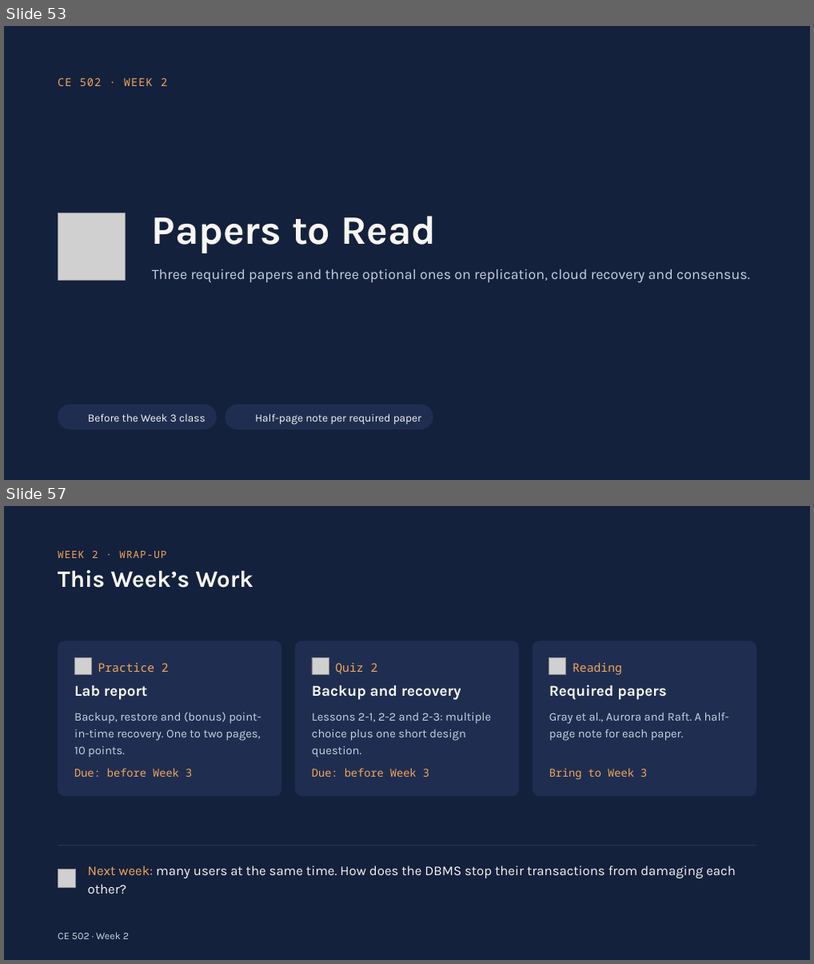
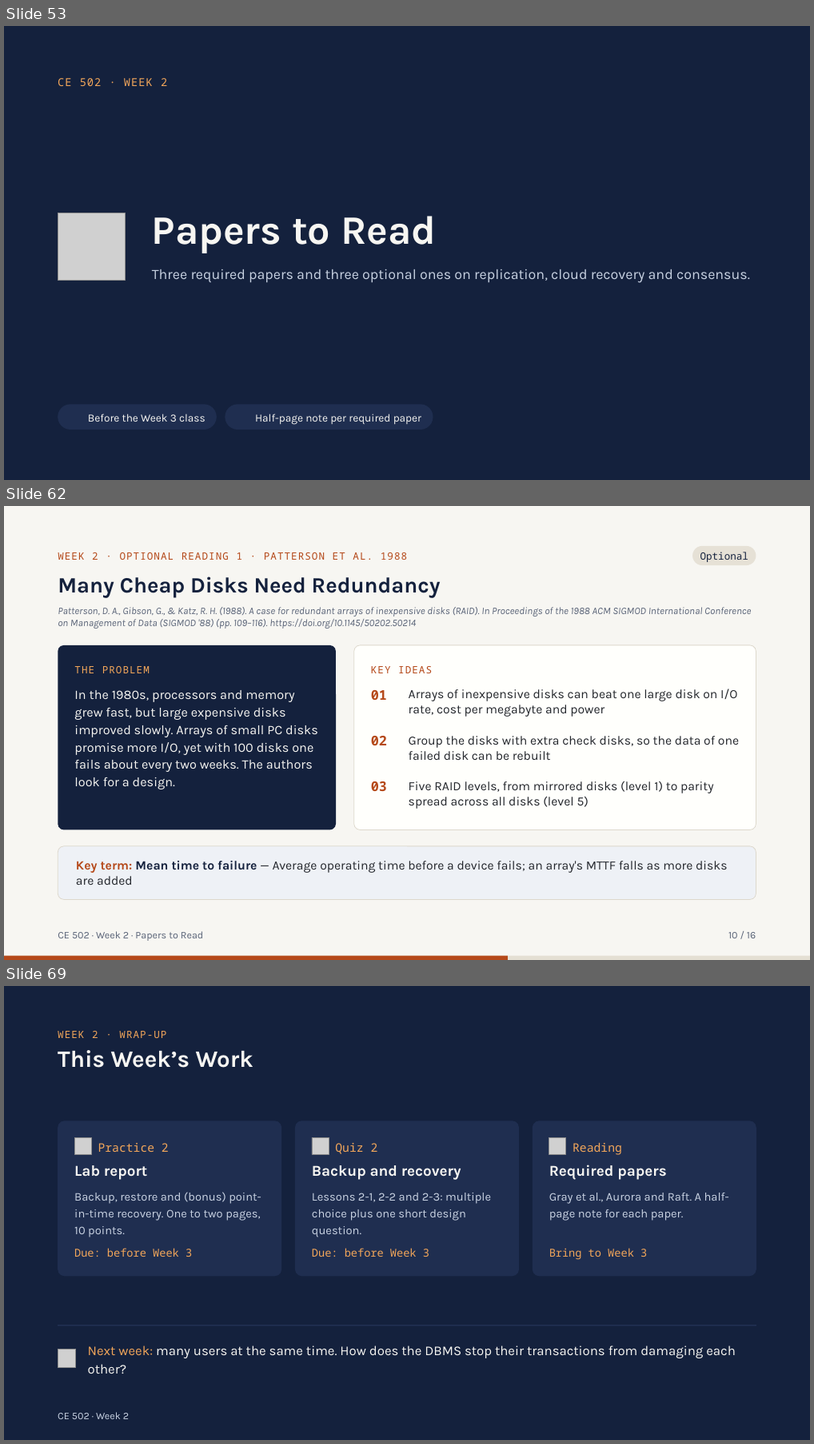
Before and after one commit to afnhsn-ibu/ce502-db, a slide deck: slides/CE502_W02_Backup_Recovery_Replication.pptx. Shown one above the other, each under a label of ours: slides 53 and 57 before the commit, slides 53, 62 and 69 after it; the slides between them are not shown. The pictures are 814x964 and 814x1444 pixels, drawn with LibreOffice and Linux fonts; fonts in the diff are those of the drawing; grey boxes stand for pictures; background and template pictures are left out. Boxes give left, top, right and bottom in pixels: in the first picture for what was removed or moved away, otherwise in the second. Text is boxed around its words. In the diff, an @@ line names an element or a change of style, - is before the commit and + after.

Commit message:
Add reading summaries for all 69 papers; republish weeks 1-5 decks
tools/reading_summaries holds the summary text (w01-w12.json), a checker,
the CE 502-style slide builder and the merge scripts. The weeks 1-5 decks
and PDFs now include two slides per paper in Papers to Read, and the week
and papers pages point to them.

```diff
--- a/slides/CE502_W02_Backup_Recovery_Replication.pptx
+++ b/slides/CE502_W02_Backup_Recovery_Replication.pptx
@@ slide 62 added at <box>4,506,810,960</box>, background #F7F6F2 @@
@@ text added at <box>58,552,407,560</box>, 12 pt, text #B5491A @@
+WEEK 2 · OPTIONAL READING 1 · PATTERSON ET AL. 1988
@@ rounded rectangle added at <box>693,546,757,565</box>, fill #E6E1D6 @@
@@ text added at <box>701,552,749,562</box>, 12 pt, text #14213D @@
+Optional
@@ text added at <box>58,576,441,598</box>, 26 pt, text #14213D, bold @@
+Many Cheap Disks Need Redundancy
@@ text added at <box>58,607,751,628</box>, 12 pt, text #5A6478, italic @@
+Patterson, D. A., Gibson, G., & Katz, R. H. (1988). A case for redundant arrays of inexpensive disks (RAID). In Proceedings of the 1988 ACM SIGMOD International Conference on Management of Data (SIGMOD '88) (pp. 109–116). https://doi.org/10.1145/50202.50214
@@ rounded rectangle added at <box>58,645,336,830</box>, fill #14213D @@
@@ rounded rectangle added at <box>354,645,757,830</box>, fill #FFFFFC, outline #DDD8CC 0.75 pt @@
@@ text added at <box>74,666,150,673</box>, 12 pt, text #F2A65A @@
+THE PROBLEM
@@ text added at <box>371,666,432,673</box>, 12 pt, text #B5491A @@
+KEY IDEAS
@@ text added at <box>74,690,318,789</box>, 15.5 pt, text #F7F6F2 @@
+In the 1980s, processors and memory grew fast, but large expensive disks improved slowly. Arrays of small PC disks promise more I/O, yet with 100 disks one fails about every two weeks. The authors look for a design.
@@ text added at <box>371,690,387,700</box>, 16 pt, text #B5491A, bold @@
+01
@@ text added at <box>409,688,738,716</box>, 15 pt, text #22252B @@
+Arrays of inexpensive disks can beat one large disk on I/O rate, cost per megabyte and power
@@ text added at <box>371,736,387,745</box>, 16 pt, text #B5491A, bold @@
+02
@@ text added at <box>409,736,739,760</box>, 15 pt, text #22252B @@
+Group the disks with extra check disks, so the data of one failed disk can be rebuilt
@@ text added at <box>371,781,387,791</box>, 16 pt, text #B5491A, bold @@
+03
@@ text added at <box>409,780,714,808</box>, 15 pt, text #22252B @@
+Five RAID levels, from mirrored disks (level 1) to parity spread across all disks (level 5)
@@ rounded rectangle added at <box>58,846,757,900</box>, fill #EEF1F6, outline #DDD8CC 0.75 pt @@
@@ text added at <box>76,860,727,884</box>, 15 pt, text #22252B @@
+Key term: Mean time to failure — Average operating time before a device fails; an array's MTTF falls as more disks are added
@@ text added at <box>58,931,204,940</box>, 12 pt, text #5A6478 @@
+CE 502 · Week 2 · Papers to Read
@@ text added at <box>729,932,756,938</box>, 12 pt, text #5A6478 @@
+10 / 16
@@ rectangle added at <box>4,956,810,960</box>, fill #E4DFD3 @@
@@ rectangle added at <box>4,956,508,960</box>, fill #B5491A @@
@@ what was slide 57 is now slide 69 @@
```
Also in this commit, not shown: 3 slides changed, 11 other slides added, 46 other files.
